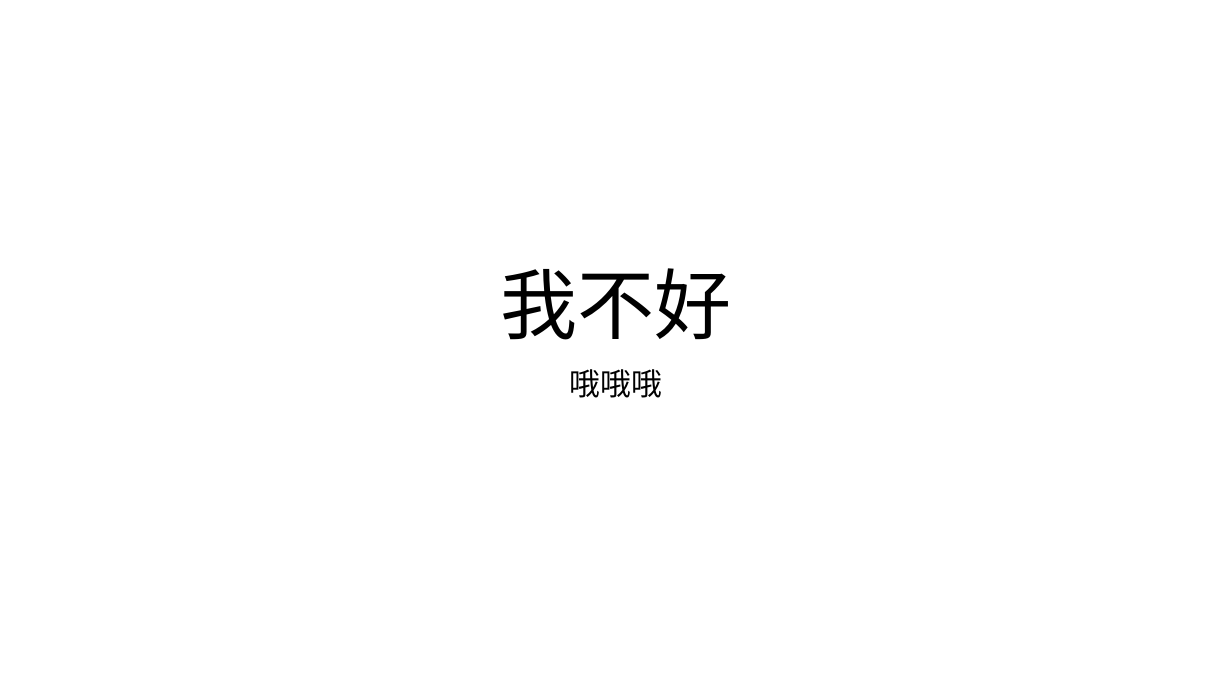
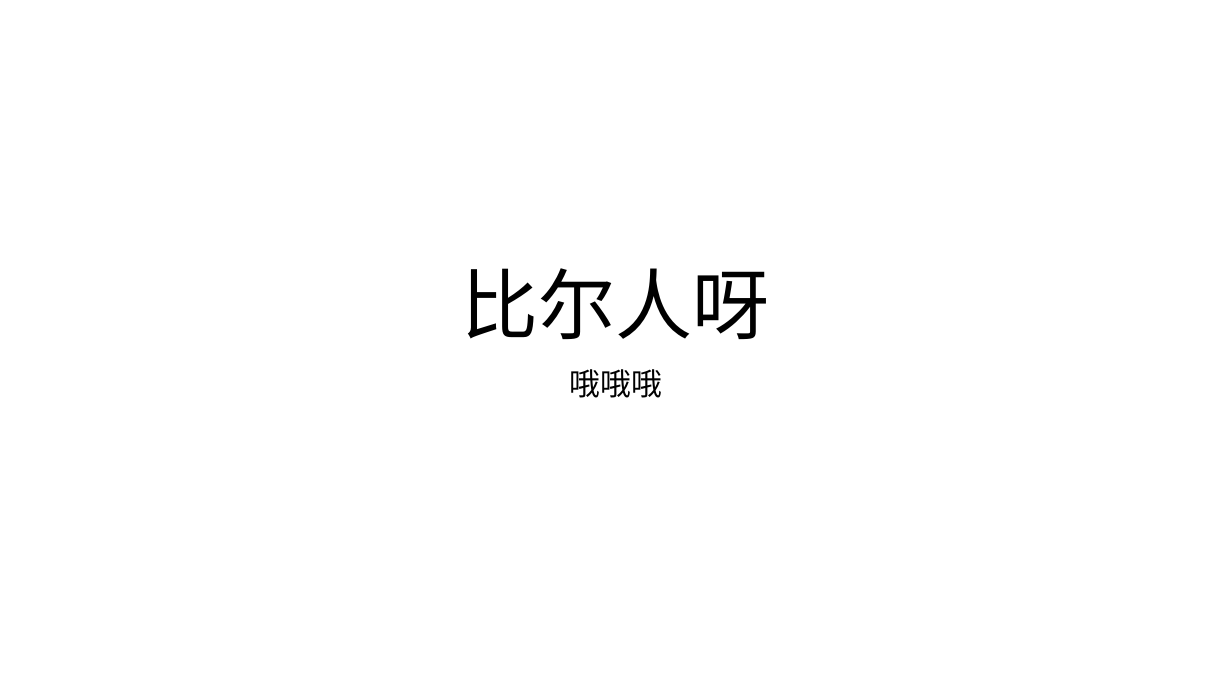
Before and after one commit to ZhangDengfengGit/PPT, a slide deck: slide 1 of 演示文稿1.pptx. Drawn at 1232x693 pixels with LibreOffice and Linux fonts; fonts in the diff are those of the drawing. Boxes give left, top, right and bottom in pixels: in the first picture for what was removed or moved away, otherwise in the second. Text is boxed around its words. In the diff, an @@ line names an element or a change of style, - is before the commit and + after.

```diff
--- a/演示文稿1.pptx
+++ b/演示文稿1.pptx
@@ title at (462, 268, 770, 339): text changed @@
-我不好
+比尔人呀
```
Also in this commit, not shown: 1 other file.
